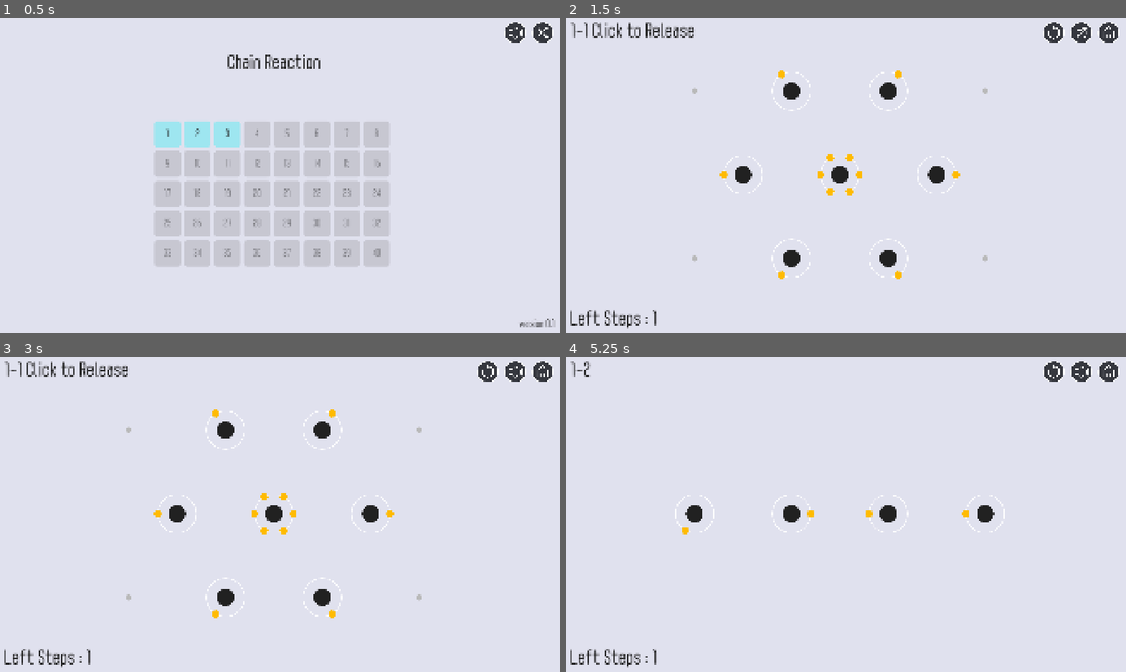
Above: before the commit, frames 1-4 (two rows, left to right).
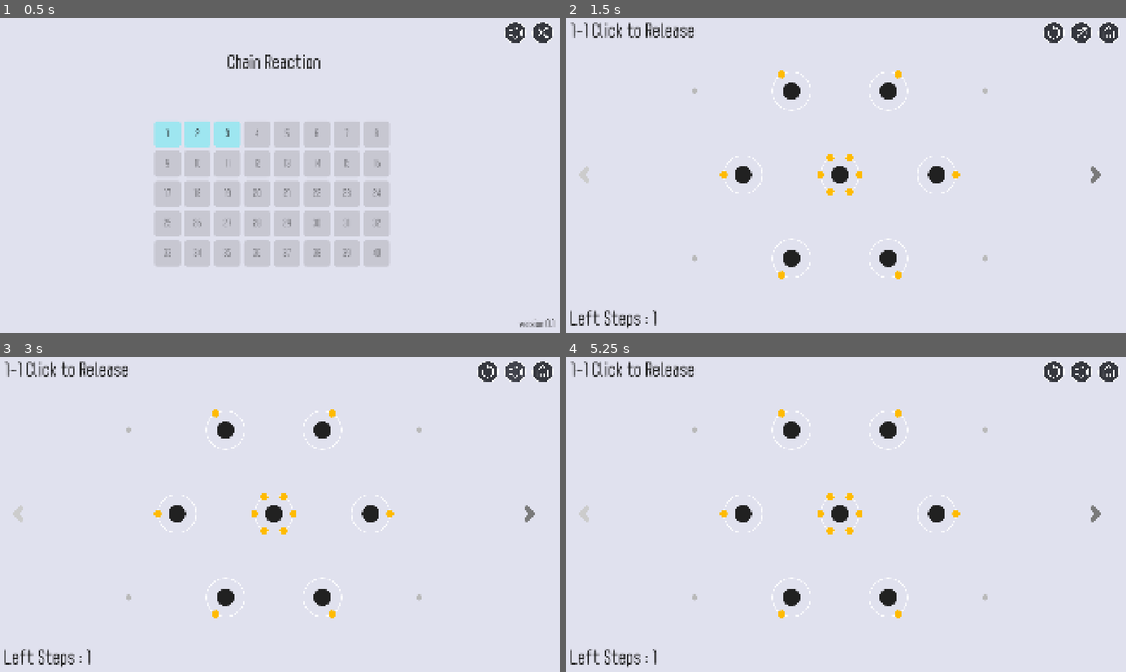
Above: after the commit, the same moments.

Repository: Ggross98/Godot-ChainReaction
Game: Godot game, scene res://scenes/main_menu.tscn
Same seed, same stepped clock (60 frames per second), same inputs: the game is played once before the commit and once after it. Sound files missing from this copy of the repository are replaced by a short silence.
Inputs (mouse positions are in pixels of both pictures, inside the frame that each line leads up to):
- Up to frame 1 (0.5 s): no input
- Up to frame 2 (1.5 s): click (1081, 33) at 0.5 s; click "1" at 1.25 s
- Up to frame 3 (3 s): click (487, 372) at 2 s; click (515, 372) at 2.75 s
- Up to frame 4 (5.25 s): click (1109, 372) at 3.5 s; click "2" at 4.25 s; click (582, 514) at 5.02 s

Frame 1 is identical in both runs. In frame 2, 0.1% of the frame differs, in the area x 2-96%, y 47-53%; in frame 3, 0.1%; in frame 4, 3.0%, in the area x 2-96%, y 1-83%.

Commit message:
增加上一关、下一关按钮

Diff:
--- /dev/null
+++ b/chain-reaction/assets/sprites/ui/Arrows_pointer_left.svg
@@ -0,0 +1,44 @@
+<?xml version="1.0" encoding="UTF-8" standalone="no"?>
+<!-- Generator: Adobe Illustrator 23.0.3, SVG Export Plug-In . SVG Version: 6.00 Build 0)  -->
+
+<svg
+   version="1.1"
+   id="Icons"
+   x="0px"
+   y="0px"
+   viewBox="0 0 32 32"
+   style="enable-background:new 0 0 32 32;"
+   xml:space="preserve"
+   sodipodi:docname="Arrows_pointer_left.svg"
+   inkscape:version="1.4.2 (f4327f4, 2025-05-13)"
+   xmlns:inkscape="http://www.inkscape.org/namespaces/inkscape"
+   xmlns:sodipodi="http://sodipodi.sourceforge.net/DTD/sodipodi-0.dtd"
+   xmlns="http://www.w3.org/2000/svg"
+   xmlns:svg="http://www.w3.org/2000/svg"><defs
+   id="defs1" /><sodipodi:namedview
+   id="namedview1"
+   pagecolor="#ffffff"
+   bordercolor="#000000"
+   borderopacity="0.25"
+   inkscape:showpageshadow="2"
+   inkscape:pageopacity="0.0"
+   inkscape:pagecheckerboard="0"
+   inkscape:deskcolor="#d1d1d1"
+   inkscape:zoom="33.125"
+   inkscape:cx="16"
+   inkscape:cy="16"
+   inkscape:window-width="2560"
+   inkscape:window-height="1316"
+   inkscape:window-x="-12"
+   inkscape:window-y="-12"
+   inkscape:window-maximized="1"
+   inkscape:current-layer="Icons" />
+<g
+   id="g1"
+   style="fill:#ffffff">
+	<path
+   d="M19.5,28C19.5,28,19.5,28,19.5,28c-1,0-1.8-0.4-2.5-1l-9.3-9.4c-0.9-0.9-0.9-2.3,0-3.1l9.3-9.4c0.7-0.7,1.6-1,2.5-1   c0,0,0,0,0,0c1,0,1.8,0.4,2.5,1c1.4,1.4,1.4,3.6,0,5l-5.7,5.8c-0.1,0.1-0.1,0.2,0,0.3l5.7,5.8c1.4,1.4,1.4,3.6,0,5   C21.3,27.6,20.4,28,19.5,28z M8.3,15.1L8.3,15.1L8.3,15.1z"
+   id="path1"
+   style="fill:#ffffff" />
+</g>
+</svg>
--- /dev/null
+++ b/chain-reaction/assets/sprites/ui/Arrows_pointer_right.svg
@@ -0,0 +1,44 @@
+<?xml version="1.0" encoding="UTF-8" standalone="no"?>
+<!-- Generator: Adobe Illustrator 23.0.3, SVG Export Plug-In . SVG Version: 6.00 Build 0)  -->
+
+<svg
+   version="1.1"
+   id="Icons"
+   x="0px"
+   y="0px"
+   viewBox="0 0 32 32"
+   style="enable-background:new 0 0 32 32;"
+   xml:space="preserve"
+   sodipodi:docname="Arrows_pointer_right.svg"
+   inkscape:version="1.4.2 (f4327f4, 2025-05-13)"
+   xmlns:inkscape="http://www.inkscape.org/namespaces/inkscape"
+   xmlns:sodipodi="http://sodipodi.sourceforge.net/DTD/sodipodi-0.dtd"
+   xmlns="http://www.w3.org/2000/svg"
+   xmlns:svg="http://www.w3.org/2000/svg"><defs
+   id="defs1" /><sodipodi:namedview
+   id="namedview1"
+   pagecolor="#ffffff"
+   bordercolor="#000000"
+   borderopacity="0.25"
+   inkscape:showpageshadow="2"
+   inkscape:pageopacity="0.0"
+   inkscape:pagecheckerboard="0"
+   inkscape:deskcolor="#d1d1d1"
+   inkscape:zoom="33.125"
+   inkscape:cx="16"
+   inkscape:cy="16"
+   inkscape:window-width="2560"
+   inkscape:window-height="1316"
+   inkscape:window-x="-12"
+   inkscape:window-y="-12"
+   inkscape:window-maximized="1"
+   inkscape:current-layer="Icons" />
+<g
+   id="g1"
+   style="fill:#ffffff">
+	<path
+   d="M12.5,28c-1,0-1.8-0.4-2.5-1c-1.4-1.4-1.4-3.6,0-5l5.7-5.8c0.1-0.1,0.1-0.2,0-0.3L10,10.1c-1.4-1.4-1.4-3.6,0-5   c0.7-0.7,1.6-1,2.5-1c0,0,0,0,0,0c1,0,1.8,0.4,2.5,1l9.3,9.4c0.9,0.9,0.9,2.3,0,3.1l-9.3,9.4C14.4,27.6,13.5,28,12.5,28   C12.5,28,12.5,28,12.5,28z"
+   id="path1"
+   style="fill:#ffffff" />
+</g>
+</svg>
--- a/chain-reaction/scenes/game.tscn
+++ b/chain-reaction/scenes/game.tscn
@@ -6,15 +6,18 @@
 [ext_resource type="AudioStream" uid="uid://ddl5f7xnsfcky" path="res://assets/audio/bgm/III. Forlane.mp3" id="4_0tnpc"]
 [ext_resource type="Texture2D" uid="uid://d6rqs773qcim" path="res://assets/sprites/ui/T_11_home_.png" id="4_home"]
 [ext_resource type="Texture2D" uid="uid://jgv122wcwp1l" path="res://assets/sprites/ui/sound_on.png" id="5_mute"]
+[ext_resource type="AudioStream" uid="uid://of2tsdjf0xvo" path="res://assets/audio/bgm/V. Menuet.mp3" id="5_vtaks"]
 [ext_resource type="Theme" path="res://assets/ui/hud_theme.tres" id="6_theme"]
 [ext_resource type="Texture2D" uid="uid://b5aydd3hs01p6" path="res://assets/sprites/ui/sound_off.png" id="7_mute_off"]
 [ext_resource type="Texture2D" uid="uid://dt7rqlqus1f08" path="res://assets/sprites/game/position_mark.png" id="8_mark"]
+[ext_resource type="Texture2D" uid="uid://diuk1m3xnmx18" path="res://assets/sprites/ui/Arrows_pointer_left.svg" id="11_dinhu"]
+[ext_resource type="Texture2D" uid="uid://bofjjws8on1ba" path="res://assets/sprites/ui/Arrows_pointer_right.svg" id="12_kvuet"]
 
 [node name="Game" type="Node2D" unique_id=1332604730]
 script = ExtResource("1_uwrxv")
 tex_sound_on = ExtResource("5_mute")
 tex_sound_off = ExtResource("7_mute_off")
-bgm_tracks = Array[AudioStream]([ExtResource("4_0tnpc")])
+bgm_tracks = Array[AudioStream]([ExtResource("4_0tnpc"), ExtResource("5_vtaks")])
 
 [node name="Camera2D" type="Camera2D" parent="." unique_id=2136974943]
 zoom = Vector2(108, 108)
@@ -119,6 +122,7 @@
 stretch_mode = 5
 
 [node name="DebugBar" type="HBoxContainer" parent="CanvasLayer/HUD" unique_id=1743908135]
+visible = false
 layout_mode = 1
 anchors_preset = 2
 anchor_top = 1.0
@@ -153,3 +157,25 @@
 custom_minimum_size = Vector2(80, 48)
 layout_mode = 2
 text = "Next"
+
+[node name="PrevButton" type="TextureButton" parent="CanvasLayer/HUD" unique_id=1850769134]
+custom_minimum_size = Vector2(72, 72)
+layout_mode = 0
+offset_left = 70.0
+offset_top = 504.0
+offset_right = 142.0
+offset_bottom = 576.0
+texture_normal = ExtResource("11_dinhu")
+ignore_texture_size = true
+stretch_mode = 5
+
+[node name="NextButton" type="TextureButton" parent="CanvasLayer/HUD" unique_id=1073715442]
+custom_minimum_size = Vector2(72, 72)
+layout_mode = 0
+offset_left = 1778.0
+offset_top = 504.0
+offset_right = 1850.0
+offset_bottom = 576.0
+texture_normal = ExtResource("12_kvuet")
+ignore_texture_size = true
+stretch_mode = 5
--- a/chain-reaction/scenes/main_menu.tscn
+++ b/chain-reaction/scenes/main_menu.tscn
@@ -2,7 +2,6 @@
 
 [ext_resource type="Script" uid="uid://css0ynvh1pm2y" path="res://scripts/main_menu.gd" id="1_l6cm7"]
 [ext_resource type="Texture2D" uid="uid://jgv122wcwp1l" path="res://assets/sprites/ui/sound_on.png" id="2_mute"]
-[ext_resource type="AudioStream" uid="uid://of2tsdjf0xvo" path="res://assets/audio/bgm/V. Menuet.mp3" id="4_rtw2f"]
 [ext_resource type="Theme" path="res://assets/ui/hud_theme.tres" id="4_theme"]
 [ext_resource type="Texture2D" uid="uid://cyrtxfujjroqw" path="res://assets/sprites/ui/cross.png" id="4_wu84c"]
 [ext_resource type="Texture2D" uid="uid://b5aydd3hs01p6" path="res://assets/sprites/ui/sound_off.png" id="5_mute_off"]
@@ -33,7 +32,6 @@
 script = ExtResource("1_l6cm7")
 tex_sound_on = ExtResource("2_mute")
 tex_sound_off = ExtResource("5_mute_off")
-bgm_tracks = Array[AudioStream]([ExtResource("4_rtw2f")])
 
 [node name="CanvasLayer" type="CanvasLayer" parent="." unique_id=1094178164]
 
--- a/chain-reaction/scripts/app/game_session.gd
+++ b/chain-reaction/scripts/app/game_session.gd
@@ -84,19 +84,36 @@
 
 
 func goto_next() -> void:
-	if pack == null or pack.maps.is_empty():
+	if not can_goto_next():
 		return
-	map_index = (map_index + 1) % pack.maps.size()
+	map_index += 1
 	_clear_outcome()
 	_reload_current()
 
 
 func goto_prev() -> void:
-	if pack == null or pack.maps.is_empty():
+	if not can_goto_prev():
 		return
-	map_index = (map_index - 1 + pack.maps.size()) % pack.maps.size()
+	map_index -= 1
 	_clear_outcome()
 	_reload_current()
+
+
+func can_goto_next() -> bool:
+	return _adjacent_playable(1)
+
+
+func can_goto_prev() -> bool:
+	return _adjacent_playable(-1)
+
+
+func _adjacent_playable(delta: int) -> bool:
+	if pack == null:
+		return false
+	var i: int = map_index + delta
+	if i < 0 or i >= pack.maps.size():
+		return false
+	return _SaveAccount.is_playable(_SaveAccount.should_persist(_pack_path), i, pack.maps.size())
 
 
 func advance(dt: float) -> void:
@@ -174,6 +191,9 @@
 	if kind == _Simulation.STATE_WIN:
 		if _SaveAccount.should_persist(_pack_path):
 			_SaveAccount.mark_cleared(map_index)
-		goto_next()
+		if can_goto_next():
+			goto_next()
+		else:
+			_reload_current()
 	else:
 		_reload_current()
--- /dev/null
+++ b/chain-reaction/scripts/app/ui_button_style.gd
@@ -0,0 +1,139 @@
+class_name UiButtonStyle
+extends RefCounted
+
+const ICON_REST := Color.WHITE
+const ICON_HOVER := Color(1.22, 1.22, 1.22)
+const ICON_PRESSED := Color(0.86, 0.86, 0.86)
+const ICON_DISABLED := Color(1, 1, 1, 0.35)
+const NAV_DISABLED := Color(0.80, 0.80, 0.80)
+const NAV_REST := Color(0.48, 0.48, 0.48)
+const NAV_HOVER := Color(0.70, 0.70, 0.70)
+const NAV_PRESSED := Color(0.24, 0.24, 0.24)
+const META_PALETTE := "ui_icon_palette"
+const META_DOWN := "ui_icon_down"
+const META_HOVER := "ui_icon_hover"
+const HOVER_LIGHTEN := 0.18
+const PRESS_DARKEN := 0.1
+const CELL_RADIUS := 10
+const CELL_MARGIN := 8
+const CELL_DISABLED := Color(0.78, 0.78, 0.82)
+
+
+static func hover_color(base: Color) -> Color:
+	return base.lightened(HOVER_LIGHTEN)
+
+
+static func pressed_color(base: Color) -> Color:
+	return base.darkened(PRESS_DARKEN)
+
+
+static func cell_box(color: Color) -> StyleBoxFlat:
+	var box := StyleBoxFlat.new()
+	box.bg_color = color
+	box.set_corner_radius_all(CELL_RADIUS)
+	box.content_margin_left = CELL_MARGIN
+	box.content_margin_right = CELL_MARGIN
+	box.content_margin_top = CELL_MARGIN
+	box.content_margin_bottom = CELL_MARGIN
+	return box
+
+
+static func apply_cell(btn: Button, color: Color, playable: bool) -> void:
+	var base: Color = color if playable else CELL_DISABLED
+	btn.add_theme_stylebox_override("normal", cell_box(base))
+	btn.add_theme_stylebox_override("hover", cell_box(hover_color(base)))
+	btn.add_theme_stylebox_override("pressed", cell_box(pressed_color(base)))
+	btn.add_theme_stylebox_override("disabled", cell_box(CELL_DISABLED))
+	btn.add_theme_stylebox_override("focus", cell_box(base))
+	btn.focus_mode = Control.FOCUS_NONE
+	btn.mouse_default_cursor_shape = Control.CURSOR_POINTING_HAND
+
+
+static func default_icon_palette() -> Dictionary:
+	return {
+		"rest": ICON_REST,
+		"hover": ICON_HOVER,
+		"pressed": ICON_PRESSED,
+		"disabled": ICON_DISABLED,
+	}
+
+
+static func nav_gray_palette() -> Dictionary:
+	return {
+		"rest": NAV_REST,
+		"hover": NAV_HOVER,
+		"pressed": NAV_PRESSED,
+		"disabled": NAV_DISABLED,
+	}
+
+
+static func bind_icon(btn: BaseButton, palette: Dictionary = {}) -> void:
+	btn.set_meta(META_PALETTE, default_icon_palette() if palette.is_empty() else palette)
+	btn.focus_mode = Control.FOCUS_NONE
+	btn.mouse_default_cursor_shape = Control.CURSOR_POINTING_HAND
+	var entered := _on_icon_entered.bind(btn)
+	var exited := _on_icon_exited.bind(btn)
+	var down := _on_icon_down.bind(btn)
+	var up := _on_icon_up.bind(btn)
+	if not btn.mouse_entered.is_connected(entered):
+		btn.mouse_entered.connect(entered)
+	if not btn.mouse_exited.is_connected(exited):
+		btn.mouse_exited.connect(exited)
+	if not btn.button_down.is_connected(down):
+		btn.button_down.connect(down)
+	if not btn.button_up.is_connected(up):
+		btn.button_up.connect(up)
+	_apply_icon_modulate(btn)
+
+
+static func set_icon_enabled(btn: BaseButton, on: bool) -> void:
+	btn.disabled = not on
+	btn.mouse_default_cursor_shape = Control.CURSOR_POINTING_HAND if on else Control.CURSOR_ARROW
+	if not on:
+		btn.set_meta(META_HOVER, false)
+		btn.set_meta(META_DOWN, false)
+	elif btn.is_hovered():
+		btn.set_meta(META_HOVER, true)
+	_apply_icon_modulate(btn)
+
+
+static func _palette(btn: BaseButton) -> Dictionary:
+	if btn.has_meta(META_PALETTE):
+		return btn.get_meta(META_PALETTE)
+	return default_icon_palette()
+
+
+static func _apply_icon_modulate(btn: BaseButton) -> void:
+	var pal: Dictionary = _palette(btn)
+	if btn.disabled:
+		btn.self_modulate = pal.disabled
+	elif bool(btn.get_meta(META_DOWN, false)):
+		btn.self_modulate = pal.pressed
+	elif bool(btn.get_meta(META_HOVER, false)):
+		btn.self_modulate = pal.hover
+	else:
+		btn.self_modulate = pal.rest
+
+
+static func _on_icon_entered(btn: BaseButton) -> void:
+	if not btn.disabled:
+		btn.set_meta(META_HOVER, true)
+	_apply_icon_modulate(btn)
+
+
+static func _on_icon_exited(btn: BaseButton) -> void:
+	btn.set_meta(META_HOVER, false)
+	btn.set_meta(META_DOWN, false)
+	_apply_icon_modulate(btn)
+
+
+static func _on_icon_down(btn: BaseButton) -> void:
+	if btn.disabled:
+		return
+	btn.set_meta(META_DOWN, true)
+	_apply_icon_modulate(btn)
+
+
+static func _on_icon_up(btn: BaseButton) -> void:
+	btn.set_meta(META_DOWN, false)
+	_apply_icon_modulate(btn)
--- a/chain-reaction/scripts/game.gd
+++ b/chain-reaction/scripts/game.gd
@@ -4,6 +4,7 @@
 const _GameLaunch := preload("res://scripts/app/game_launch.gd")
 const _ViewTransform := preload("res://scripts/view/view_transform.gd")
 const _I18n := preload("res://scripts/app/i18n.gd")
+const _UiButtonStyle := preload("res://scripts/app/ui_button_style.gd")
 const FONT_SIZE := 60
 const FONT_COLOR := Color(0.123, 0.123, 0.123)
 
@@ -27,6 +28,8 @@
 @onready var prev_button: Button = $CanvasLayer/HUD/DebugBar/Prev
 @onready var next_button: Button = $CanvasLayer/HUD/DebugBar/Next
 @onready var debug_bar: HBoxContainer = $CanvasLayer/HUD/DebugBar
+@onready var map_prev_button: TextureButton = $CanvasLayer/HUD/PrevButton
+@onready var map_next_button: TextureButton = $CanvasLayer/HUD/NextButton
 
 
 func _ready() -> void:
@@ -39,6 +42,13 @@
 	restart_button.pressed.connect(_on_restart)
 	home_button.pressed.connect(_on_home)
 	mute_button.pressed.connect(_on_mute)
+	_UiButtonStyle.bind_icon(restart_button)
+	_UiButtonStyle.bind_icon(mute_button)
+	_UiButtonStyle.bind_icon(home_button)
+	_UiButtonStyle.bind_icon(map_prev_button, _UiButtonStyle.nav_gray_palette())
+	_UiButtonStyle.bind_icon(map_next_button, _UiButtonStyle.nav_gray_palette())
+	map_prev_button.pressed.connect(_on_prev)
+	map_next_button.pressed.connect(_on_next)
 	prev_button.pressed.connect(_on_prev)
 	next_button.pressed.connect(_on_next)
 	pack_button.visible = false
@@ -76,6 +86,8 @@
 	var pack_name := _I18n.t("mode.custom") if session.pack_path() == _GameLaunch.CUSTOM else _I18n.t("mode.campaign")
 	map_id_label.text = "%s  %s  %s" % [pack_name, session.map_id(), session.hud_progress()]
 	pack_button.text = "Pack"
+	_UiButtonStyle.set_icon_enabled(map_prev_button, session.can_goto_prev())
+	_UiButtonStyle.set_icon_enabled(map_next_button, session.can_goto_next())
 
 
 func _drain_collapse() -> void:
--- a/chain-reaction/scripts/main_menu.gd
+++ b/chain-reaction/scripts/main_menu.gd
@@ -5,6 +5,7 @@
 const _GameLaunch := preload("res://scripts/app/game_launch.gd")
 const _MapLoader := preload("res://scripts/content/map_loader.gd")
 const _ViewTransform := preload("res://scripts/view/view_transform.gd")
+const _UiButtonStyle := preload("res://scripts/app/ui_button_style.gd")
 const FONT_SIZE := 60
 const FONT_COLOR := Color(0.123, 0.123, 0.123)
 const CELL_SIZE := Vector2(88, 88)
@@ -30,6 +31,8 @@
 	title_label.text = _I18n.t("menu.title")
 	mute_button.pressed.connect(_on_mute)
 	exit_button.pressed.connect(_on_exit)
+	_UiButtonStyle.bind_icon(mute_button)
+	_UiButtonStyle.bind_icon(exit_button)
 	_load_packs()
 	_rebuild_grid()
 	_sync_mute_icon()
@@ -57,27 +60,10 @@
 		btn.add_theme_color_override("font_color", FONT_COLOR)
 		var playable := _SaveAccount.is_playable(true, i, count)
 		btn.disabled = not playable
-		_paint_cell(btn, state, playable)
+		_UiButtonStyle.apply_cell(btn, _SaveAccount.cell_color(state), playable)
 		var map_id: String = _campaign_pack.maps[i].id
 		btn.pressed.connect(_on_cell.bind(map_id))
 		campaign_grid.add_child(btn)
-
-
-func _paint_cell(btn: Button, state: String, playable: bool) -> void:
-	var color := Color(0.78, 0.78, 0.82)
-	if playable:
-		color = _SaveAccount.cell_color(state)
-	var box := StyleBoxFlat.new()
-	box.bg_color = color
-	box.set_corner_radius_all(10)
-	box.content_margin_left = 8
-	box.content_margin_right = 8
-	box.content_margin_top = 8
-	box.content_margin_bottom = 8
-	btn.add_theme_stylebox_override("normal", box)
-	btn.add_theme_stylebox_override("hover", box)
-	btn.add_theme_stylebox_override("pressed", box)
-	btn.add_theme_stylebox_override("disabled", box)
 
 
 func _sync_mute_icon() -> void:
--- a/chain-reaction/tests/run_phase_d.gd
+++ b/chain-reaction/tests/run_phase_d.gd
@@ -57,23 +57,41 @@
 
 
 func _test_campaign_wrap() -> void:
-	print("-- campaign wrap")
+	print("-- campaign nav bounds")
+	_SaveAccount.reset_memory()
 	var session = _GameSession.new()
+	_check(session.start_pack(_GameLaunch.CAMPAIGN, "1-1"), "loads 1-1")
+	_check(not session.can_goto_prev(), "first map has no prev")
+	session.goto_prev()
+	_check(session.map_id() == "1-1", "prev on first stays")
+	_check(session.can_goto_next(), "1-2 is unlocked")
+	session.goto_next()
+	_check(session.map_id() == "1-2", "next to 1-2")
+	_check(session.can_goto_prev(), "1-2 can go prev")
+	_check(session.start_pack(_GameLaunch.CAMPAIGN, "1-3"), "loads 1-3")
+	_check(not session.can_goto_next(), "locked 1-4 blocks next")
+	session.goto_next()
+	_check(session.map_id() == "1-3", "stays when next is locked")
 	_check(session.start_pack(_GameLaunch.CAMPAIGN, "X-8"), "loads X-8")
-	_check(session.map_id() == "X-8", "on last campaign map")
-	session.goto_next()
-	_check(session.map_id() == "1-1", "wraps to 1-1")
-	_check(session.hud_progress() == "1 / 40", "progress 1 / 40")
+	_check(not session.can_goto_next(), "last map has no next")
+	session.goto_next()
+	_check(session.map_id() == "X-8", "next on last stays")
 
 
 func _test_custom_wrap() -> void:
-	print("-- custom wrap")
+	print("-- custom nav bounds")
 	var session = _GameSession.new()
+	_check(session.start_pack(_GameLaunch.CUSTOM, "relay-race"), "loads relay-race")
+	_check(not session.can_goto_prev(), "first custom has no prev")
+	session.goto_prev()
+	_check(session.map_id() == "relay-race", "custom prev on first stays")
+	_check(session.can_goto_next(), "second custom is playable")
 	_check(session.start_pack(_GameLaunch.CUSTOM, "one-stroke"), "loads one-stroke")
 	_check(session.hud_progress() == "2 / 2", "progress 2 / 2")
-	session.goto_next()
-	_check(session.map_id() == "relay-race", "wraps to relay-race")
-	_check(session.hud_progress() == "1 / 2", "progress 1 / 2")
+	_check(not session.can_goto_next(), "last custom has no next")
+	session.goto_next()
+	_check(session.map_id() == "one-stroke", "custom next on last stays")
+	_check(session.can_goto_prev(), "last custom can go prev")
 
 
 func _test_load_all_maps() -> void:
--- a/chain-reaction/tests/run_phase_e.gd
+++ b/chain-reaction/tests/run_phase_e.gd
@@ -29,6 +29,7 @@
 	_test_mute()
 	_test_bgm_playlists()
 	_test_se_same_tick_coalesce()
+	_test_ui_hover_styles()
 	_test_debug_jump_off()
 	_delete_test_file()
 	_SaveAccount.path = _saved_path
@@ -280,6 +281,53 @@
 	audio.queue_free()
 
 
+func _test_ui_hover_styles() -> void:
+	print("-- ui hover")
+	var style = preload("res://scripts/app/ui_button_style.gd")
+	var base := Color(0.62, 0.90, 0.94)
+	var hover: Color = style.hover_color(base)
+	_check(hover.get_luminance() > base.get_luminance(), "cell hover is lighter")
+	var btn := Button.new()
+	style.apply_cell(btn, base, true)
+	var normal := btn.get_theme_stylebox("normal") as StyleBoxFlat
+	var hover_box := btn.get_theme_stylebox("hover") as StyleBoxFlat
+	_check(normal != null and hover_box != null, "cell has normal and hover boxes")
+	_check(not normal.bg_color.is_equal_approx(hover_box.bg_color), "cell hover box is distinct")
+	btn.queue_free()
+	var icon := TextureButton.new()
+	root.add_child(icon)
+	style.bind_icon(icon)
+	icon.mouse_entered.emit()
+	_check(icon.self_modulate.is_equal_approx(style.ICON_HOVER), "icon brightens on hover")
+	icon.mouse_exited.emit()
+	_check(icon.self_modulate.is_equal_approx(style.ICON_REST), "icon restores when pointer leaves")
+	style.set_icon_enabled(icon, false)
+	_check(icon.disabled, "disabled icon is not interactive")
+	icon.mouse_entered.emit()
+	_check(icon.self_modulate.is_equal_approx(style.ICON_DISABLED), "disabled icon does not highlight")
+	style.set_icon_enabled(icon, true)
+	var nav := TextureButton.new()
+	root.add_child(nav)
+	style.bind_icon(nav, style.nav_gray_palette())
+	_check(nav.self_modulate.is_equal_approx(style.NAV_REST), "nav rest is medium gray")
+	nav.mouse_entered.emit()
+	_check(nav.self_modulate.is_equal_approx(style.NAV_HOVER), "nav hover is lighter gray")
+	nav.button_down.emit()
+	_check(nav.self_modulate.is_equal_approx(style.NAV_PRESSED), "nav pressed is darker gray")
+	nav.button_up.emit()
+	nav.mouse_exited.emit()
+	style.set_icon_enabled(nav, false)
+	_check(nav.self_modulate.is_equal_approx(style.NAV_DISABLED), "nav disabled is pale gray")
+	_check(
+		style.NAV_PRESSED.get_luminance() < style.NAV_REST.get_luminance()
+		and style.NAV_REST.get_luminance() < style.NAV_HOVER.get_luminance()
+		and style.NAV_HOVER.get_luminance() < style.NAV_DISABLED.get_luminance(),
+		"nav grays are four distinct depths"
+	)
+	icon.queue_free()
+	nav.queue_free()
+
+
 func _test_debug_jump_off() -> void:
 	print("-- debug jump")
 	_check(_GameLaunch.DEBUG_JUMP == false, "DEBUG_JUMP default false")
Not shown, added: chain-reaction/assets/sprites/ui/Arrows_pointer_left.svg.import
Not shown, added: chain-reaction/assets/sprites/ui/Arrows_pointer_right.svg.import
Not shown, added: chain-reaction/scripts/app/ui_button_style.gd.uid
